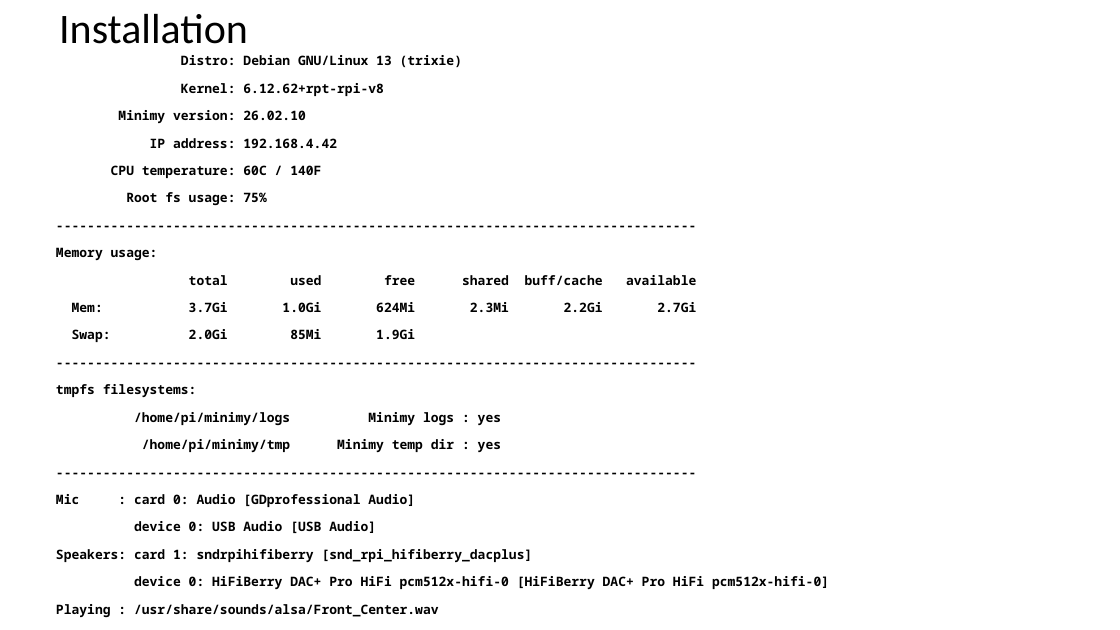
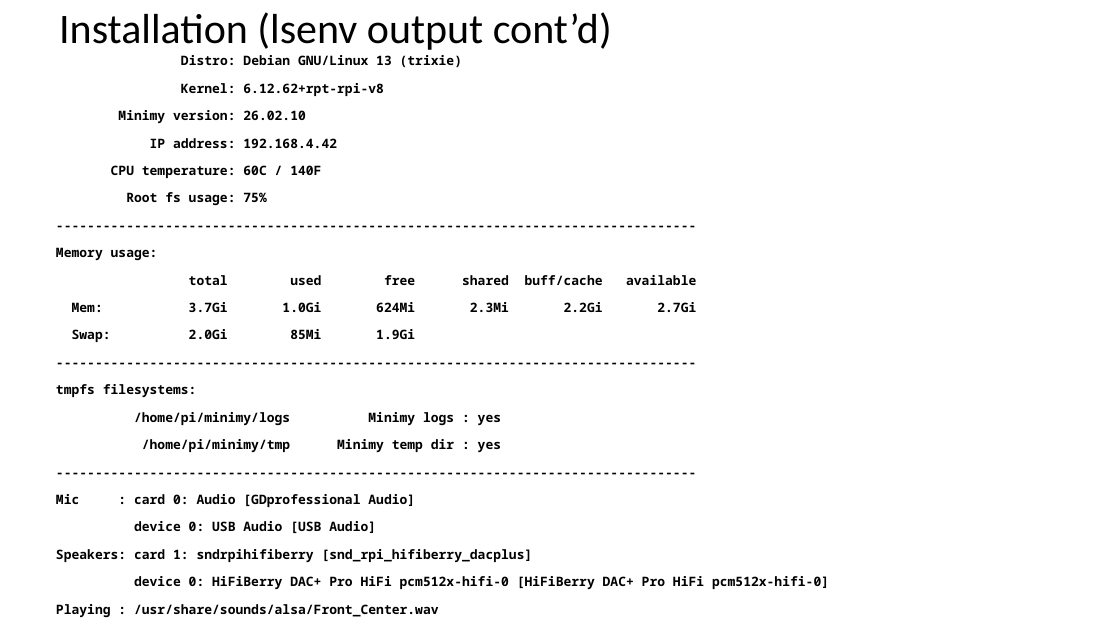
Before and after one commit to mike99mac/minimy-mike99mac, a slide deck: slide 13 of smartboomboxes.odp. Drawn at 1120x630 pixels with LibreOffice and Linux fonts; fonts in the diff are those of the drawing. Boxes give left, top, right and bottom in pixels: in the first picture for what was removed or moved away, otherwise in the second. Text is boxed around its words. In the diff, an @@ line names an element or a change of style, - is before the commit and + after.

```diff
--- a/smartboomboxes.odp
+++ b/smartboomboxes.odp
@@ title at [59,12,612,50]: text changed @@
-Installation
+Installation (lsenv output cont’d)
```
Also in this commit, not shown: 6 other slides changed, 2 slides added, 1 slide removed.
